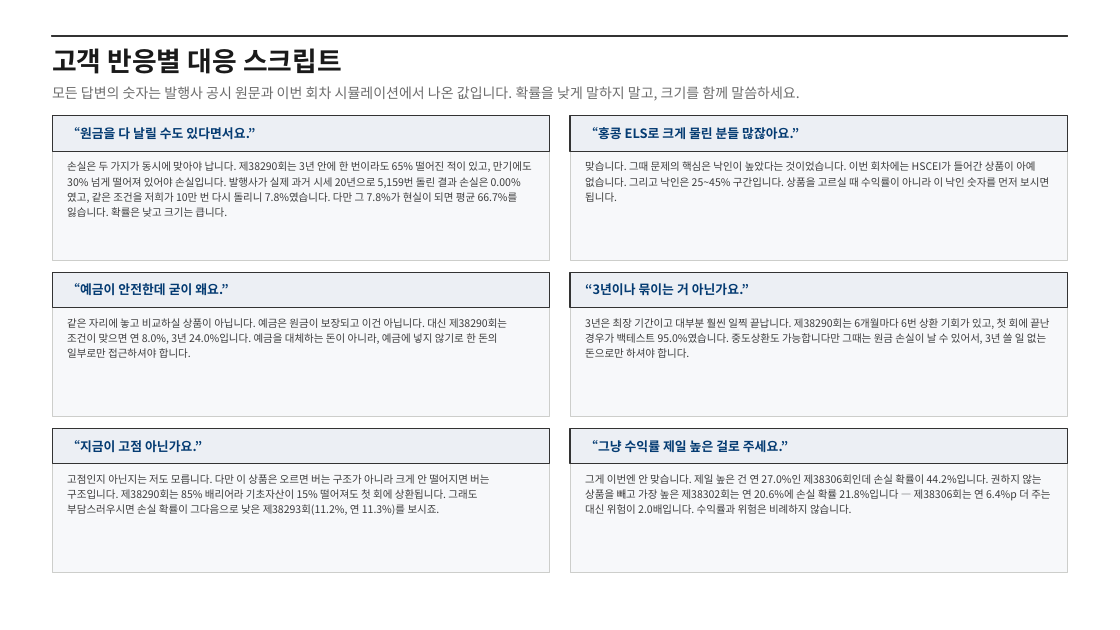
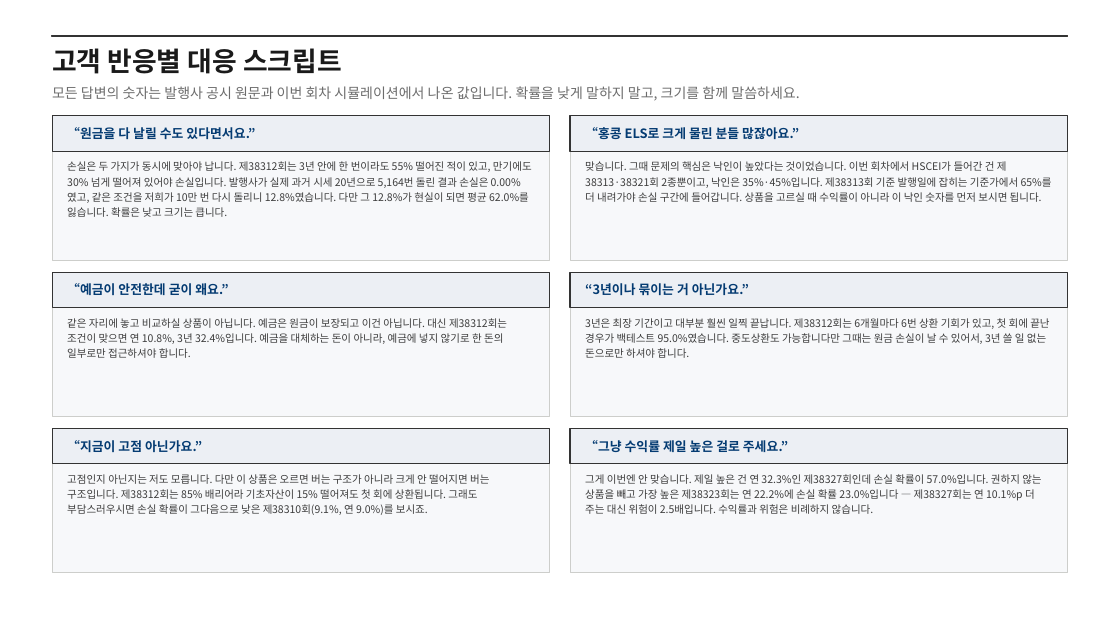
Before and after one commit to hanaroline/work_1, a slide deck: slide 7 of els-sales-deck.pptx. Drawn at 1120x630 pixels with LibreOffice and Linux fonts; fonts in the diff are those of the drawing. Boxes give left, top, right and bottom in pixels: in the first picture for what was removed or moved away, otherwise in the second. Text is boxed around its words. In the diff, an @@ line names an element or a change of style, - is before the commit and + after.

```diff
--- a/els-sales-deck.pptx
+++ b/els-sales-deck.pptx
@@ text at <box>67,161,532,217</box>: text changed @@
-손실은 두 가지가 동시에 맞아야 납니다. 제38290회는 3년 안에 한 번이라도 65% 떨어진 적이 있고, 만기에도 30% 넘게 떨어져 있어야 손실입니다. 발행사가 실제 과거 시세 20년으로 5,159번 돌린 결과 손실은 0.00%였고, 같은 조건을 저희가 10만 번 다시 돌리니 7.8%였습니다. 다만 그 7.8%가 현실이 되면 평균 66.7%를 잃습니다. 확률은 낮고 크기는 큽니다.
+손실은 두 가지가 동시에 맞아야 납니다. 제38312회는 3년 안에 한 번이라도 55% 떨어진 적이 있고, 만기에도 30% 넘게 떨어져 있어야 손실입니다. 발행사가 실제 과거 시세 20년으로 5,164번 돌린 결과 손실은 0.00%였고, 같은 조건을 저희가 10만 번 다시 돌리니 12.8%였습니다. 다만 그 12.8%가 현실이 되면 평균 62.0%를 잃습니다. 확률은 낮고 크기는 큽니다.
@@ text at <box>585,161,1052,202</box>: text changed @@
-맞습니다. 그때 문제의 핵심은 낙인이 높았다는 것이었습니다. 이번 회차에는 HSCEI가 들어간 상품이 아예 없습니다. 그리고 낙인은 25~45% 구간입니다. 상품을 고르실 때 수익률이 아니라 이 낙인 숫자를 먼저 보시면 됩니다.
+맞습니다. 그때 문제의 핵심은 낙인이 높았다는 것이었습니다. 이번 회차에서 HSCEI가 들어간 건 제38313·38321회 2종뿐이고, 낙인은 35%·45%입니다. 제38313회 기준 발행일에 잡히는 기준가에서 65%를 더 내려가야 손실 구간에 들어갑니다. 상품을 고르실 때 수익률이 아니라 이 낙인 숫자를 먼저 보시면 됩니다.
@@ text at <box>67,318,507,358</box>: text changed @@
-같은 자리에 놓고 비교하실 상품이 아닙니다. 예금은 원금이 보장되고 이건 아닙니다. 대신 제38290회는 조건이 맞으면 연 8.0%, 3년 24.0%입니다. 예금을 대체하는 돈이 아니라, 예금에 넣지 않기로 한 돈의 일부로만 접근하셔야 합니다.
+같은 자리에 놓고 비교하실 상품이 아닙니다. 예금은 원금이 보장되고 이건 아닙니다. 대신 제38312회는 조건이 맞으면 연 10.8%, 3년 32.4%입니다. 예금을 대체하는 돈이 아니라, 예금에 넣지 않기로 한 돈의 일부로만 접근하셔야 합니다.
@@ text at <box>585,318,1049,358</box>: text changed @@
-3년은 최장 기간이고 대부분 훨씬 일찍 끝납니다. 제38290회는 6개월마다 6번 상환 기회가 있고, 첫 회에 끝난 경우가 백테스트 95.0%였습니다. 중도상환도 가능합니다만 그때는 원금 손실이 날 수 있어서, 3년 쓸 일 없는 돈으로만 하셔야 합니다.
+3년은 최장 기간이고 대부분 훨씬 일찍 끝납니다. 제38312회는 6개월마다 6번 상환 기회가 있고, 첫 회에 끝난 경우가 백테스트 95.0%였습니다. 중도상환도 가능합니다만 그때는 원금 손실이 날 수 있어서, 3년 쓸 일 없는 돈으로만 하셔야 합니다.
@@ text at <box>67,474,489,515</box>: text changed @@
-고점인지 아닌지는 저도 모릅니다. 다만 이 상품은 오르면 버는 구조가 아니라 크게 안 떨어지면 버는 구조입니다. 제38290회는 85% 배리어라 기초자산이 15% 떨어져도 첫 회에 상환됩니다. 그래도 부담스러우시면 손실 확률이 그다음으로 낮은 제38293회(11.2%, 연 11.3%)를 보시죠.
+고점인지 아닌지는 저도 모릅니다. 다만 이 상품은 오르면 버는 구조가 아니라 크게 안 떨어지면 버는 구조입니다. 제38312회는 85% 배리어라 기초자산이 15% 떨어져도 첫 회에 상환됩니다. 그래도 부담스러우시면 손실 확률이 그다음으로 낮은 제38310회(9.1%, 연 9.0%)를 보시죠.
@@ text at <box>585,474,1041,514</box>: text changed @@
-그게 이번엔 안 맞습니다. 제일 높은 건 연 27.0%인 제38306회인데 손실 확률이 44.2%입니다. 권하지 않는 상품을 빼고 가장 높은 제38302회는 연 20.6%에 손실 확률 21.8%입니다 — 제38306회는 연 6.4%p 더 주는 대신 위험이 2.0배입니다. 수익률과 위험은 비례하지 않습니다.
+그게 이번엔 안 맞습니다. 제일 높은 건 연 32.3%인 제38327회인데 손실 확률이 57.0%입니다. 권하지 않는 상품을 빼고 가장 높은 제38323회는 연 22.2%에 손실 확률 23.0%입니다 — 제38327회는 연 10.1%p 더 주는 대신 위험이 2.5배입니다. 수익률과 위험은 비례하지 않습니다.
```
Also in this commit, not shown: 7 other slides changed, 20 other files.
